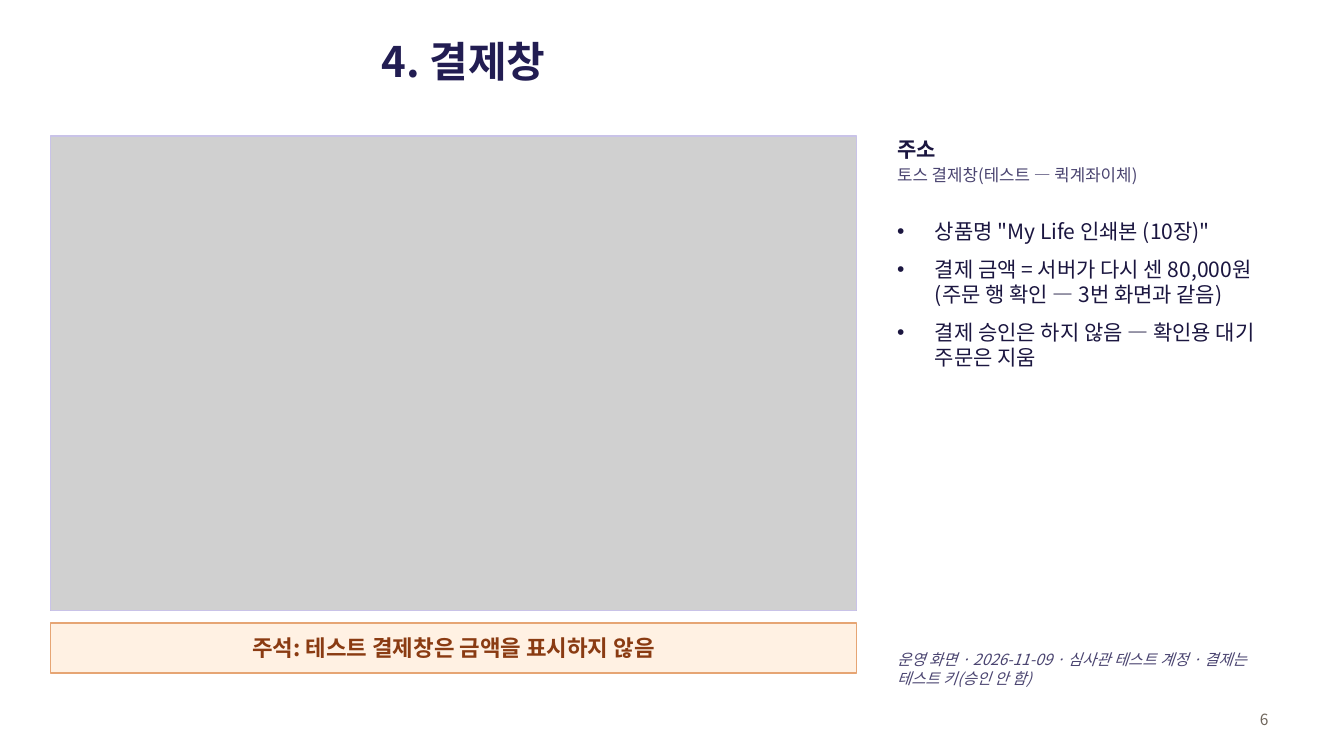
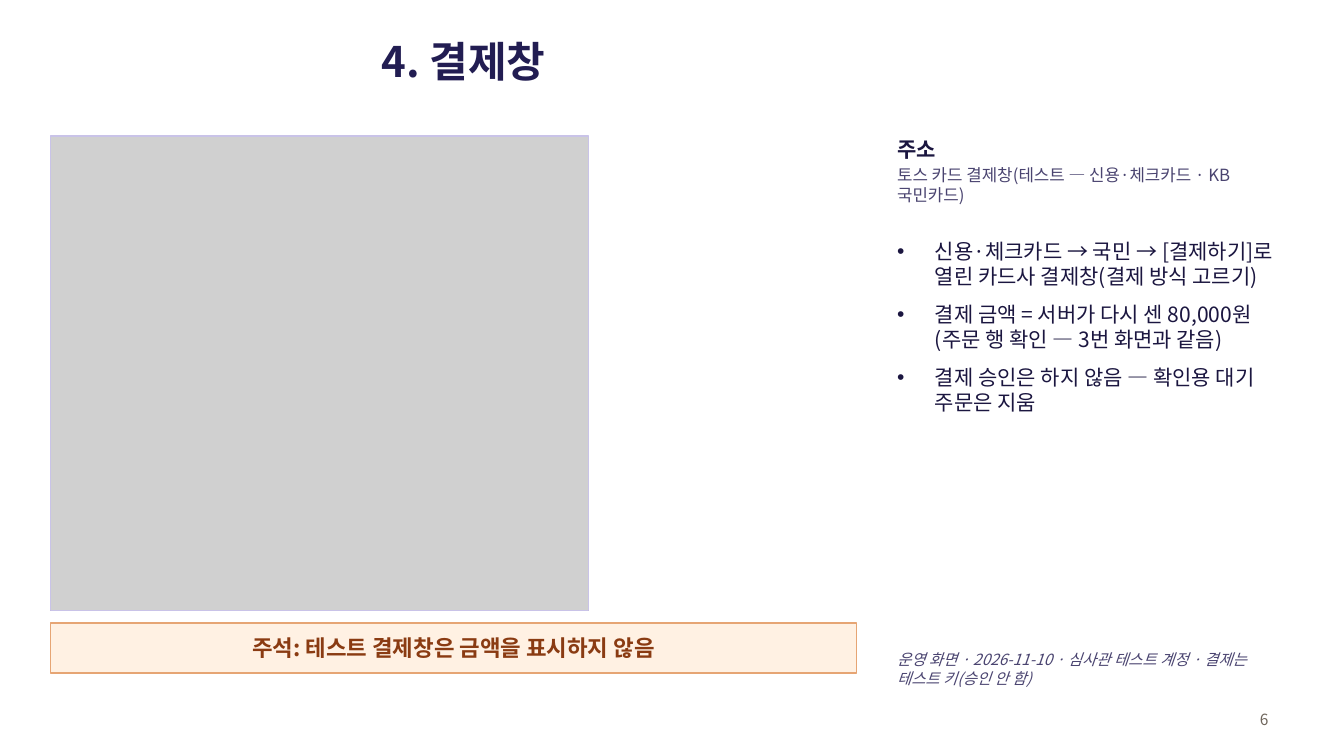
Before and after one commit to sml122900/lifebook, a slide deck: slide 6 of docs/toss/lifebook-결제경로.pptx. Drawn at 1344x756 pixels with LibreOffice and Linux fonts; fonts in the diff are those of the drawing; grey boxes stand for pictures. Boxes give left, top, right and bottom in pixels: in the first picture for what was removed or moved away, otherwise in the second. Text is boxed around its words. In the diff, an @@ line names an element or a change of style, - is before the commit and + after.

```diff
--- a/docs/toss/lifebook-결제경로.pptx
+++ b/docs/toss/lifebook-결제경로.pptx
@@ rectangle: place and size @@
-rectangle at box(50, 136, 857, 611)
+rectangle at box(50, 136, 589, 611)
@@ picture: place and size @@
-picture at box(50, 136, 857, 611)
+picture at box(50, 136, 589, 611)
@@ text at box(897, 167, 1273, 288): text changed @@
-토스 결제창(테스트 — 퀵계좌이체)
-• 상품명 "My Life 인쇄본 (10장)"
+토스 카드 결제창(테스트 — 신용·체크카드 · KB국민카드)
+• 신용·체크카드 → 국민 → [결제하기]로 열린 카드사 결제창(결제 방식 고르기)
@@ text at box(897, 652, 1247, 687): text changed @@
-운영 화면 · 2026-11-09 · 심사관 테스트 계정 · 결제는 테스트 키(승인 안 함)
+운영 화면 · 2026-11-10 · 심사관 테스트 계정 · 결제는 테스트 키(승인 안 함)
```
Also in this commit, not shown: 8 other slides changed, 1 slide removed, 2 other files.
